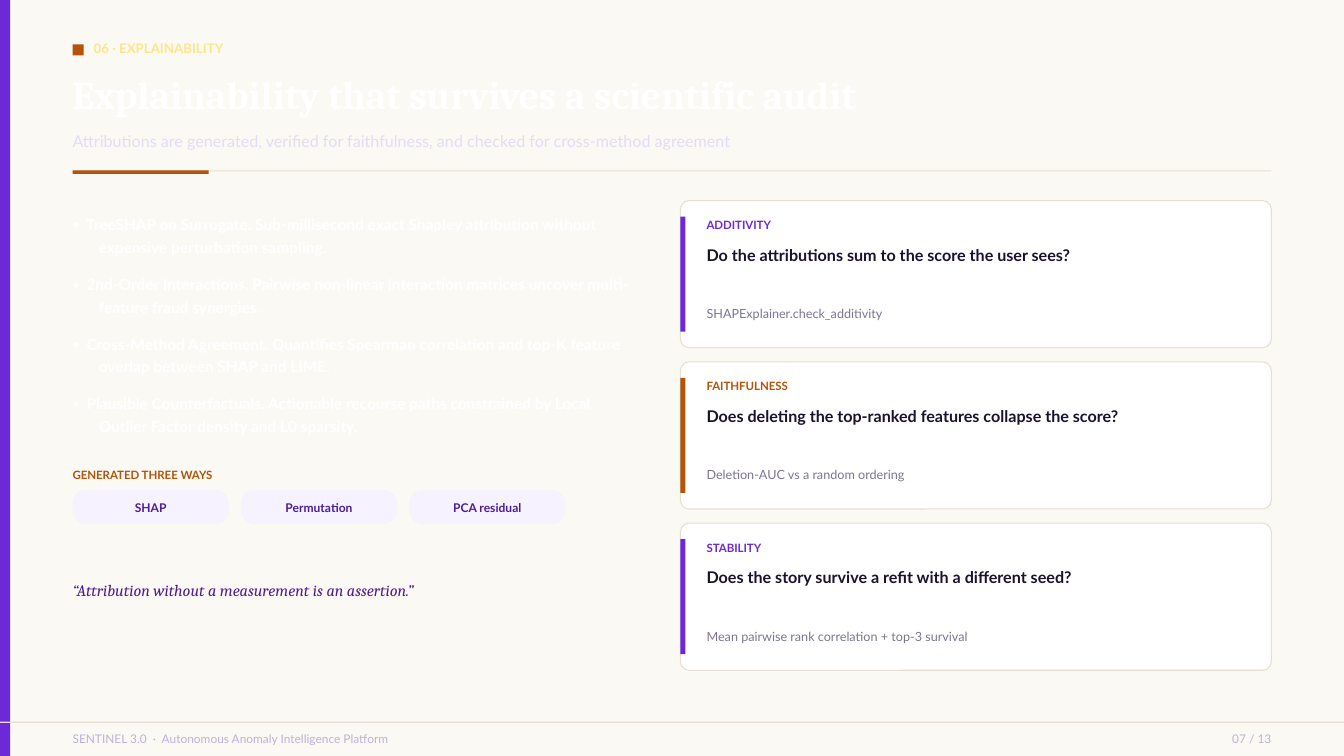
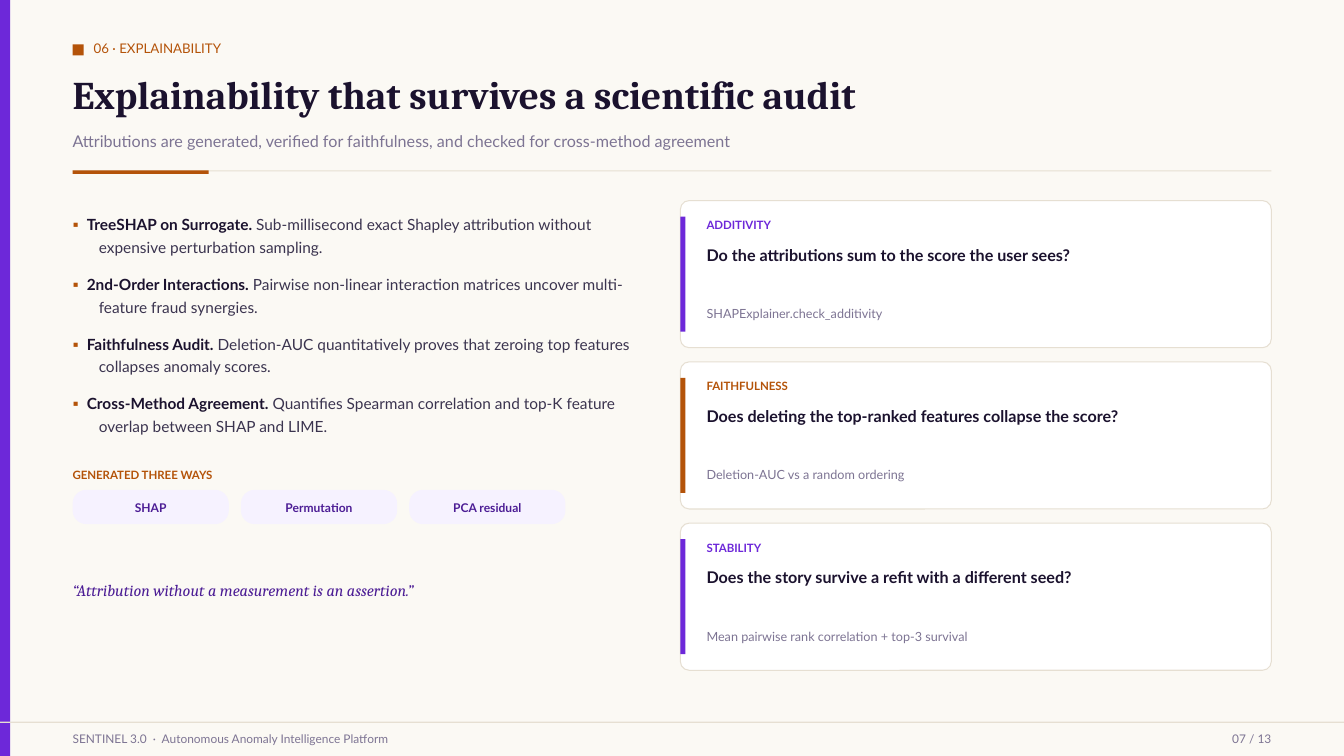
Before and after one commit to rohan1252030019-netizen/explainable-anomaly-detection, a slide deck: slide 7 of presentation/Explainable_Anomaly_Detection_12slides.pptx. Drawn at 1344x756 pixels with LibreOffice and Linux fonts; fonts in the diff are those of the drawing. Boxes give left, top, right and bottom in pixels: in the first picture for what was removed or moved away, otherwise in the second. Text is boxed around its words. In the diff, an @@ line names an element or a change of style, - is before the commit and + after.

Commit message:
fix(presentation): restore high-contrast dark text typography for white slide backgrounds

```diff
--- a/presentation/Explainable_Anomaly_Detection_12slides.pptx
+++ b/presentation/Explainable_Anomaly_Detection_12slides.pptx
@@ text added at (94,43,221,53), 9.5 pt, text #B45309 @@
+06 · EXPLAINABILITY
@@ text added at (73,81,856,118), 28 pt, text #1B122E, bold @@
+Explainability that survives a scientific audit
@@ text added at (73,135,730,150), 11.5 pt, text #7D7493 @@
+Attributions are generated, verified for faithfulness, and checked for cross-method agreement
@@ text added at (87,218,629,435), 11 pt, text #3B344F @@
+▪ TreeSHAP on Surrogate. Sub-millisecond exact Shapley attribution without expensive perturbation sampling.
+▪ 2nd-Order Interactions. Pairwise non-linear interaction matrices uncover multi-feature fraud synergies.
+▪ Faithfulness Audit. Deletion-AUC quantitatively proves that zeroing top features collapses anomaly scores.
+▪ Cross-Method Agreement. Quantifies Spearman correlation and top-K feature overlap between SHAP and LIME.
@@ text "SENTINEL 3.0 · Autonomous Anomaly ..." at (73,734,388,745): text colour #BDB2D6 to #7D7493 @@
@@ text "07 / 13" at (1232,734,1272,743): text colour #BDB2D6 to #7D7493 @@
```
Also in this commit, not shown: 12 other slides changed, 2 other files.
